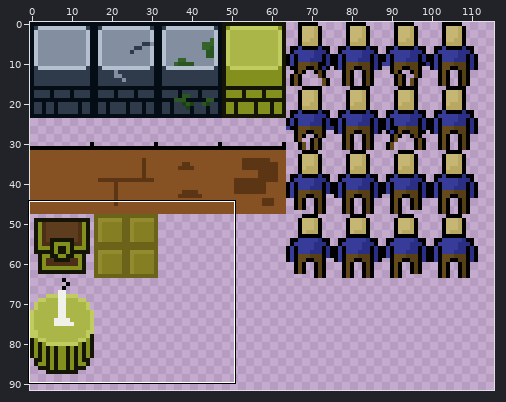
File history of a sprite sheet, _games/ancient-maze/TileSetForMaze.png. The picture above shows the old version from afar; the outline marks the close-up.
Close-up. Before:
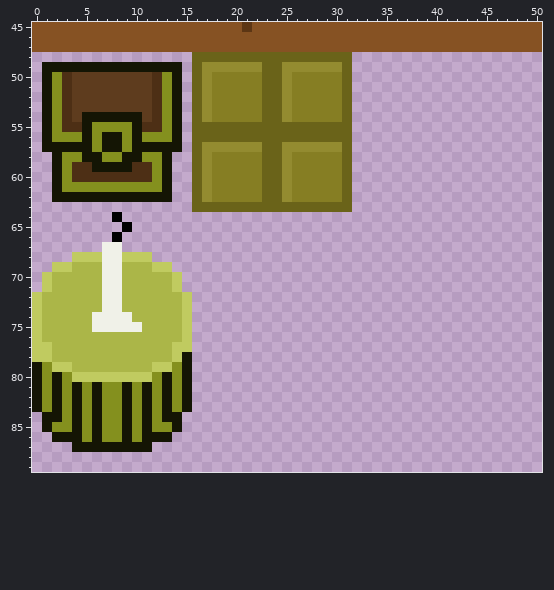
The file is 640x640 pixels, drawn in blocks of 5x5; one block is one cell here. Shown: x 0..50, y 45..89. The wide view leaves out empty margins. The commit also changed other parts of the picture, which this record leaves out.
New version:
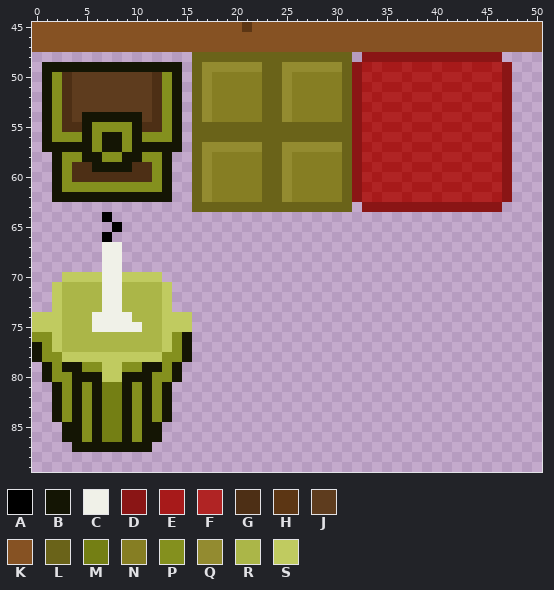
Palette (. is transparent): A #000000  B #141504  C #f0f1e8  D #8a1515  E #a71a1a  F #b02424  G #4d2f15  H #5c3614  J #5e3c1e  K #865223  L #6a6319  M #747f14  N #867e23  P #84901e  Q #938b30  R #abb648  S #c0cb60
What changed:
@@ x 0..50 @@
 47 KKKKKKKKKKKKKKKKKKKKKKKKKKKKKKKKKKKKKKKKKKKKKKKKKKK
-48 ................LLLLLLLLLLLLLLLL...................
-49 .BBBBBBBBBBBBBB.LQQQQQQLLQQQQQQL...................
-50 .BPGJJJJJJJJGPB.LQNNNNNLLQNNNNNL...................
-51 .BPGJJJJJJJJGPB.LQNNNNNLLQNNNNNL...................
-52 .BPGJJJJJJJJGPB.LQNNNNNLLQNNNNNL...................
-53 .BPGJJJJJJJJGPB.LQNNNNNLLQNNNNNL...................
-54 .BPGJBBBBBBJGPB.LQNNNNNLLQNNNNNL...................
-55 .BPGGBPPPPBGGPB.LLLLLLLLLLLLLLLL...................
-56 .BPPPBPBBPBPPPB.LLLLLLLLLLLLLLLL...................
-57 .BBBBBPBBPBBBBB.LQQQQQQLLQQQQQQL...................
-58 ..BPPBBPPBBPPB..LQNNNNNLLQNNNNNL...................
-59 ..BPGGBBBBGGPB..LQNNNNNLLQNNNNNL...................
-60 ..BPGGGGGGGGPB..LQNNNNNLLQNNNNNL...................
-61 ..BPPPPPPPPPPB..LQNNNNNLLQNNNNNL...................
-62 ..BBBBBBBBBBBB..LQNNNNNLLQNNNNNL...................
-63 ................LLLLLLLLLLLLLLLL...................
-64 ........A..........................................
-65 .........A.........................................
-66 ........A..........................................
+48 ................LLLLLLLLLLLLLLLL.DDDDDDDDDDDDDD....
+49 .BBBBBBBBBBBBBB.LQQQQQQLLQQQQQQLDEFEEFEEFEEFEEFD...
+50 .BPGJJJJJJJJGPB.LQNNNNNLLQNNNNNLDFEFFEFFEFFEFFED...
+51 .BPGJJJJJJJJGPB.LQNNNNNLLQNNNNNLDEFEEFEEFEEFEEFD...
+52 .BPGJJJJJJJJGPB.LQNNNNNLLQNNNNNLDFEFFEFFEFFEFFED...
+53 .BPGJJJJJJJJGPB.LQNNNNNLLQNNNNNLDEFEEFEEFEEFEEFD...
+54 .BPGJBBBBBBJGPB.LQNNNNNLLQNNNNNLDFEFFEFFEFFEFFED...
+55 .BPGGBPPPPBGGPB.LLLLLLLLLLLLLLLLDEFEEFEEFEEFEEFD...
+56 .BPPPBPBBPBPPPB.LLLLLLLLLLLLLLLLDFEFFEFFEFFEFFED...
+57 .BBBBBPBBPBBBBB.LQQQQQQLLQQQQQQLDEFEEFEEFEEFEEFD...
+58 ..BPPBBPPBBPPB..LQNNNNNLLQNNNNNLDFEFFEFFEFFEFFED...
+59 ..BPGGBBBBGGPB..LQNNNNNLLQNNNNNLDEFEEFEEFEEFEEFD...
+60 ..BPGGGGGGGGPB..LQNNNNNLLQNNNNNLDFEFFEFFEFFEFFED...
+61 ..BPPPPPPPPPPB..LQNNNNNLLQNNNNNLDEFEEFEEFEEFEEFD...
+62 ..BBBBBBBBBBBB..LQNNNNNLLQNNNNNLDFEFFEFFEFFEFFED...
+63 ................LLLLLLLLLLLLLLLL.DDDDDDDDDDDDDD....
+64 .......A...........................................
+65 ........A..........................................
+66 .......A...........................................
 67 .......CC..........................................
-68 ....SSSCCSSS.......................................
-69 ..SSRRRCCRRRSS.....................................
-70 .SRRRRRCCRRRRRS....................................
-71 .SRRRRRCCRRRRRS....................................
-72 SRRRRRRCCRRRRRRS...................................
-73 SRRRRRRCCRRRRRRS...................................
-74 SRRRRRCCCCRRRRRS...................................
-75 SRRRRRCCCCCRRRRS...................................
-76 SRRRRRRRRRRRRRRS...................................
-77 SSRRRRRRRRRRRRSS...................................
-78 SSRRRRRRRRRRRRSB...................................
-79 BPSSRRRRRRRRSSPB...................................
-80 BPBPSSSSSSSSPBPB...................................
-81 BPBPBPBPPBPBPBPB...................................
-82 BPBPBPBPPBPBPBPB...................................
-83 BPBPBPBPPBPBPBPB...................................
-84 .BBPBPBPPBPBPBB....................................
-85 .BPPBPBPPBPBPPB....................................
-86 ..BBBPBPPBPBBB.....................................
+68 .......CC..........................................
+69 .......CC..........................................
+70 ...SSSSCCSSSS......................................
+71 ..SRRRRCCRRRRS.....................................
+72 ..SRRRRCCRRRRS.....................................
+73 ..SRRRRCCRRRRS.....................................
+74 SSSRRRCCCCRRRSSS...................................
+75 SSSRRRCCCCCRRSSS...................................
+76 PPSRRRRRRRRRRSPB...................................
+77 BPSRRRRRRRRRRSPB...................................
+78 BPPSSSSSSSSSSPPB...................................
+79 .BPBBPPSSPPBBPB....................................
+80 .BPPBBBSSBBBPPB....................................
+81 ..BPBPBMMBPBPB.....................................
+82 ..BPBPBMMBPBPB.....................................
+83 ..BPBPBMMBPBPB.....................................
+84 ..BPBPBMMBPBPB.....................................
+85 ...BBPBMMBPBB......................................
+86 ...BBPBMMBPBB......................................
 87 ....BBBBBBBB.......................................
Boxes around the changes in both close-ups, in picture pixels (x1, y1, x2, y2):
added: (352, 52, 512, 212)
changed: (32, 212, 192, 442)
